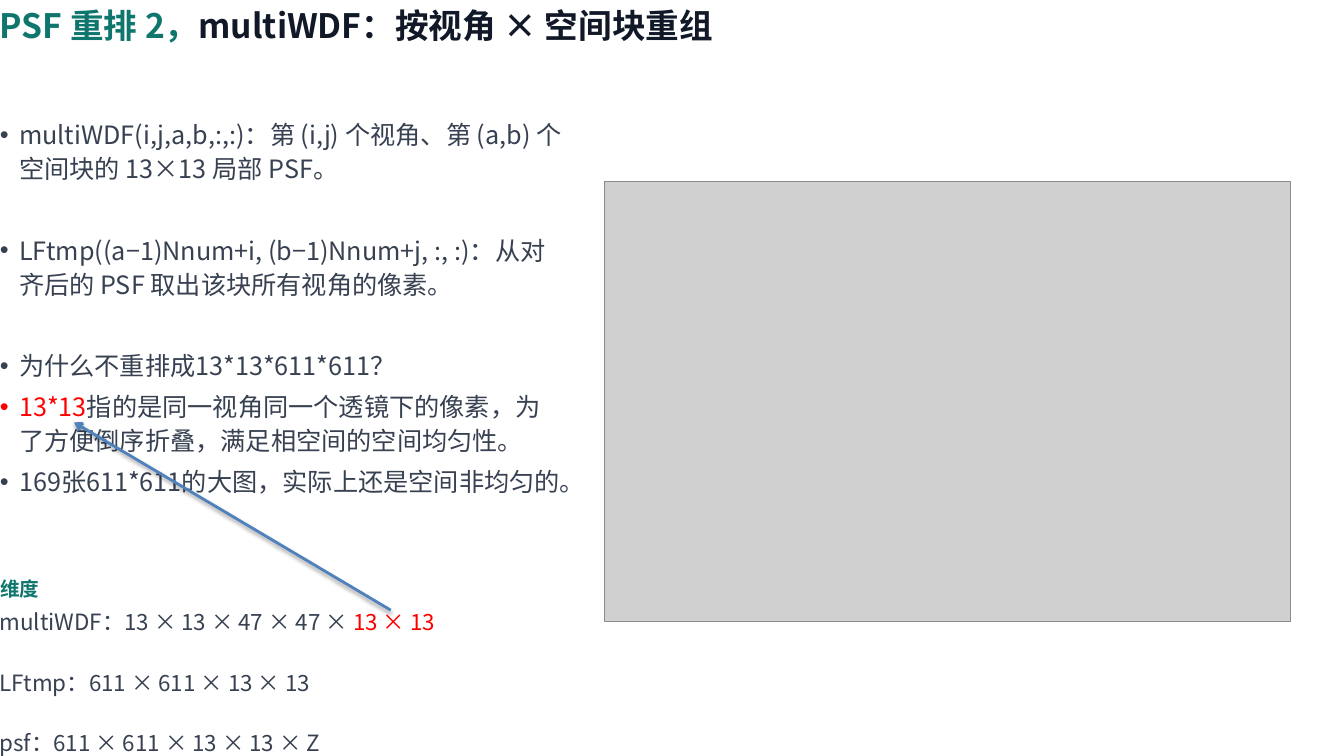
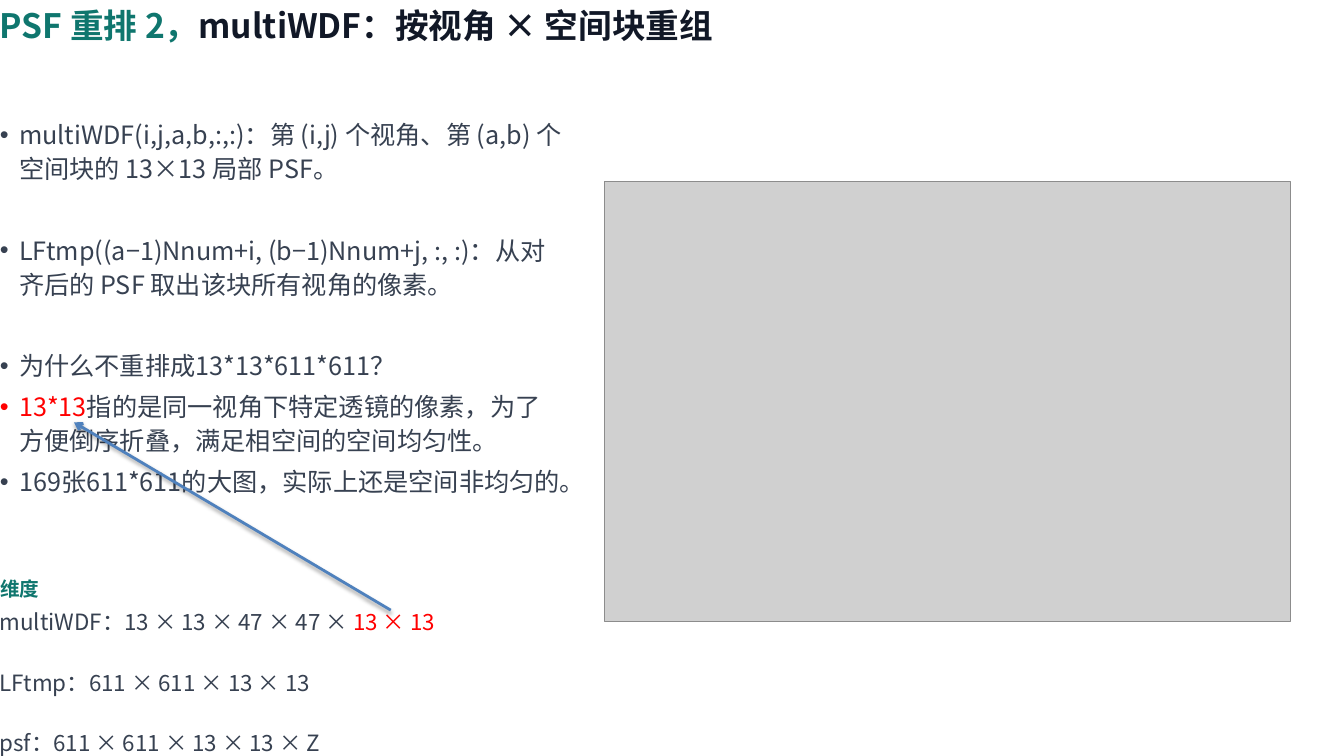
Before and after one commit to hyx0320/LightField-deconvolution-master, a slide deck: slide 5 of 光场显微成像的相位空间反卷积.pptx. Drawn at 1344x756 pixels with LibreOffice and Linux fonts; fonts in the diff are those of the drawing; grey boxes stand for pictures. Boxes give left, top, right and bottom in pixels: in the first picture for what was removed or moved away, otherwise in the second. Text is boxed around its words. In the diff, an @@ line names an element or a change of style, - is before the commit and + after.

```diff
--- a/光场显微成像的相位空间反卷积.pptx
+++ b/光场显微成像的相位空间反卷积.pptx
@@ text at (x1=19, y1=395, x2=540, y2=456): text changed @@
-• 13*13指的是同一视角同一个透镜下的像素，为了方便倒序折叠，满足相空间的空间均匀性。
+• 13*13指的是同一视角下特定透镜的像素，为了方便倒序折叠，满足相空间的空间均匀性。
```
Also in this commit, not shown: 1 other slide changed, 1 slide added, 1 slide removed.
